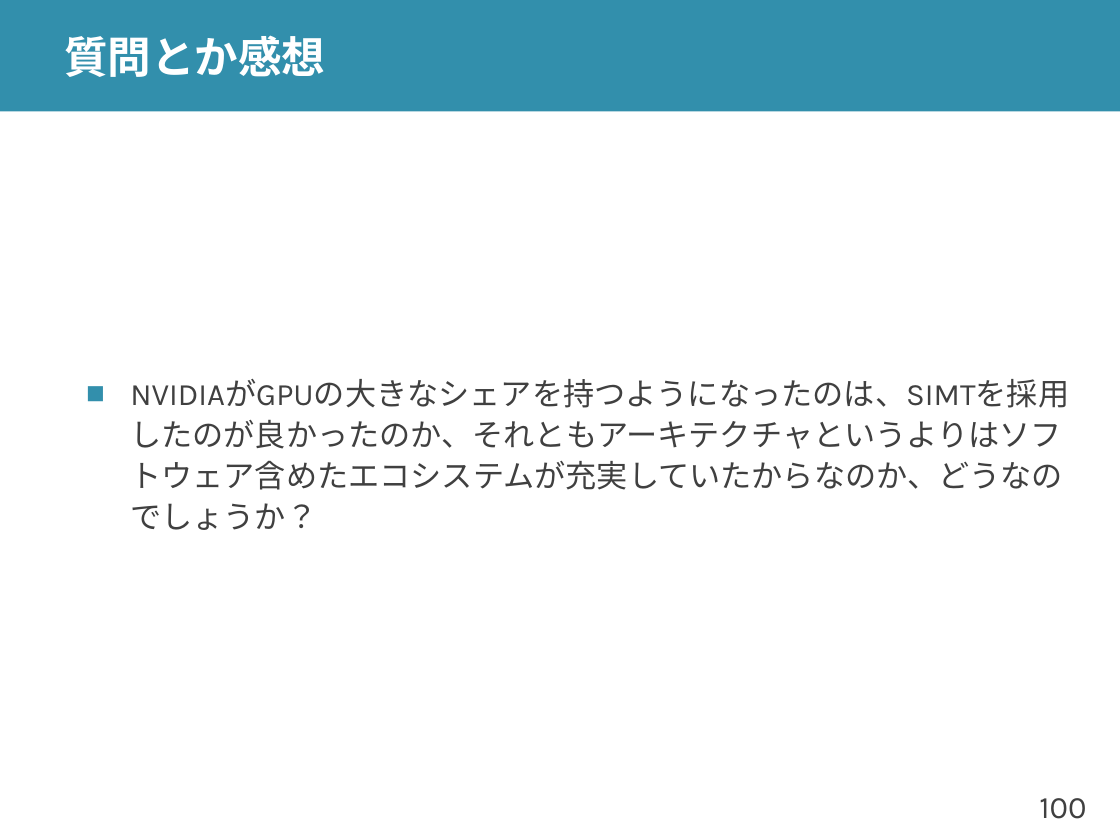
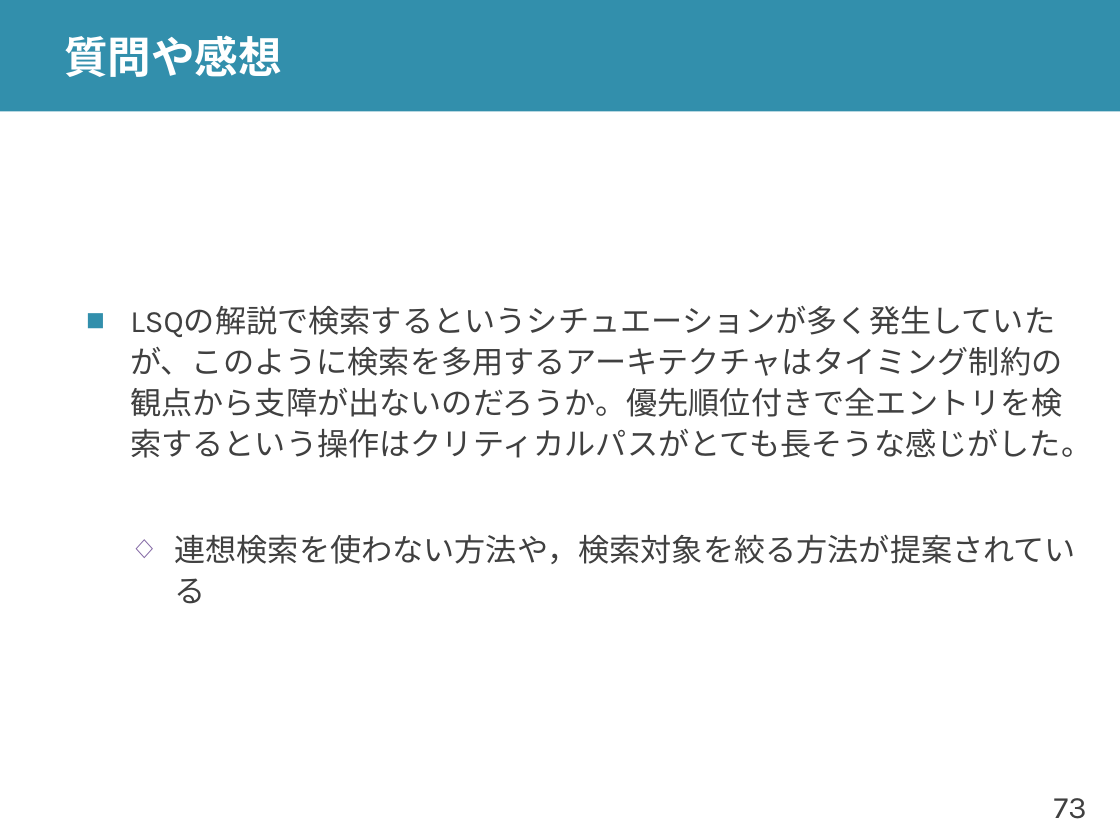
Before and after one commit to shioyadan/advanced-computer-organization, a slide deck: slide 73 of aco-shioya-12.pptx (slide 100 before the commit). Drawn at 1120x840 pixels with LibreOffice and Linux fonts; fonts in the diff are those of the drawing. Boxes give left, top, right and bottom in pixels: in the first picture for what was removed or moved away, otherwise in the second. Text is boxed around its words. In the diff, an @@ line names an element or a change of style, - is before the commit and + after.

```diff
--- a/aco-shioya-12.pptx
+++ b/aco-shioya-12.pptx
@@ title at (64,35,282,77): text changed @@
-質問とか感想
+質問や感想
@@ text at (130,347,1092,604): text changed @@
-■ NVIDIAがGPUの大きなシェアを持つようになったのは、SIMTを採用したのが良かったのか、それともアーキテクチャというよりはソフトウェア含めたエコシステムが充実していたからなのか、どうなのでしょうか？
+■ LSQの解説で検索するというシチュエーションが多く発生していたが、このように検索を多用するアーキテクチャはタイミング制約の観点から支障が出ないのだろうか。優先順位付きで全エントリを検索するという操作はクリティカルパスがとても長そうな感じがした。
+  ◇ 連想検索を使わない方法や，検索対象を絞る方法が提案されている
@@ page number at (1054,798,1087,819): text changed @@
-100
+73
```
Also in this commit, not shown: 26 other slides changed, 43 slides added, 74 slides removed, 8 other files.
